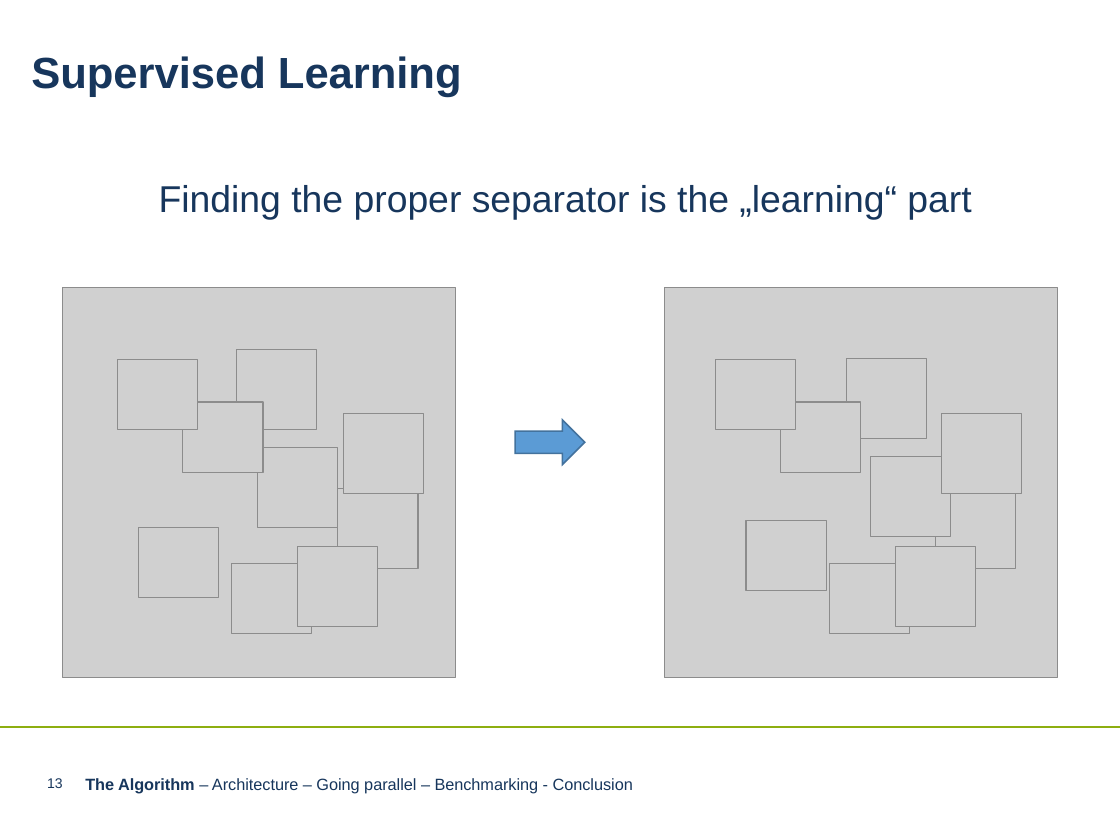
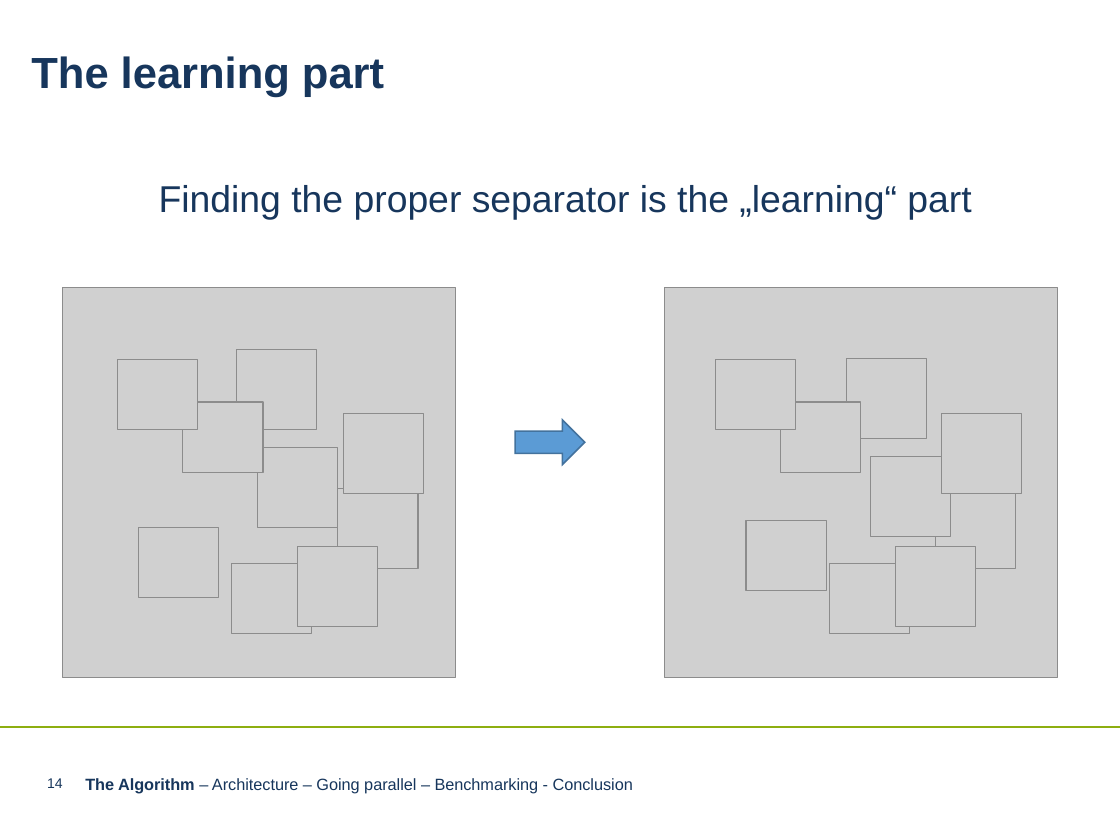
Before and after one commit to LnFlg/Perceptron, a slide deck: slide 14 of Perceptron Algorithm neueres PPT-Format.pptx (slide 13 before the commit). Drawn at 1120x840 pixels with LibreOffice and Linux fonts; fonts in the diff are those of the drawing; grey boxes stand for pictures; background and template pictures are left out. Boxes give left, top, right and bottom in pixels: in the first picture for what was removed or moved away, otherwise in the second. Text is boxed around its words. In the diff, an @@ line names an element or a change of style, - is before the commit and + after.

```diff
--- a/Perceptron Algorithm neueres PPT-Format.pptx
+++ b/Perceptron Algorithm neueres PPT-Format.pptx
@@ text at (31,56,384,97): text changed @@
-Supervised Learning
+The learning part
@@ page number at (47,778,63,788): text changed @@
-13
+14
```
Also in this commit, not shown: 26 other slides changed, 4 slides added.
